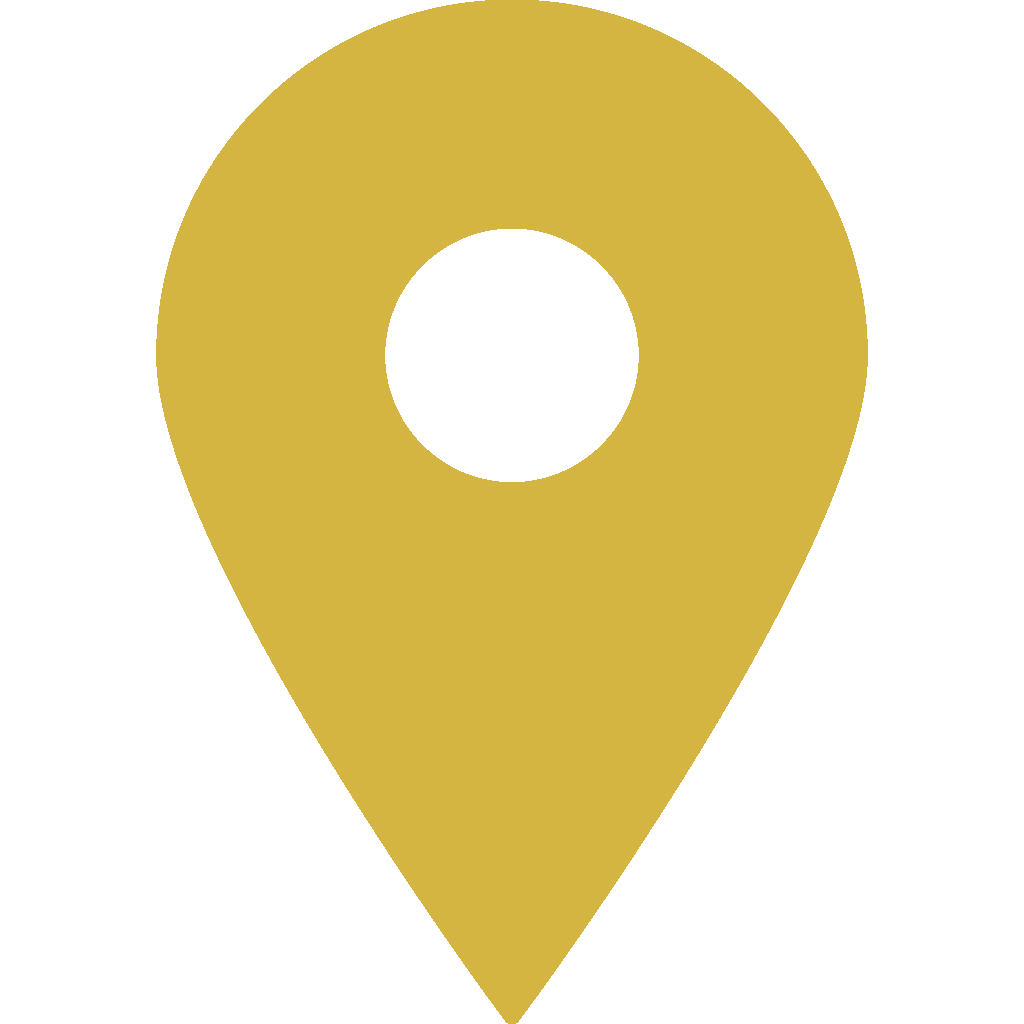
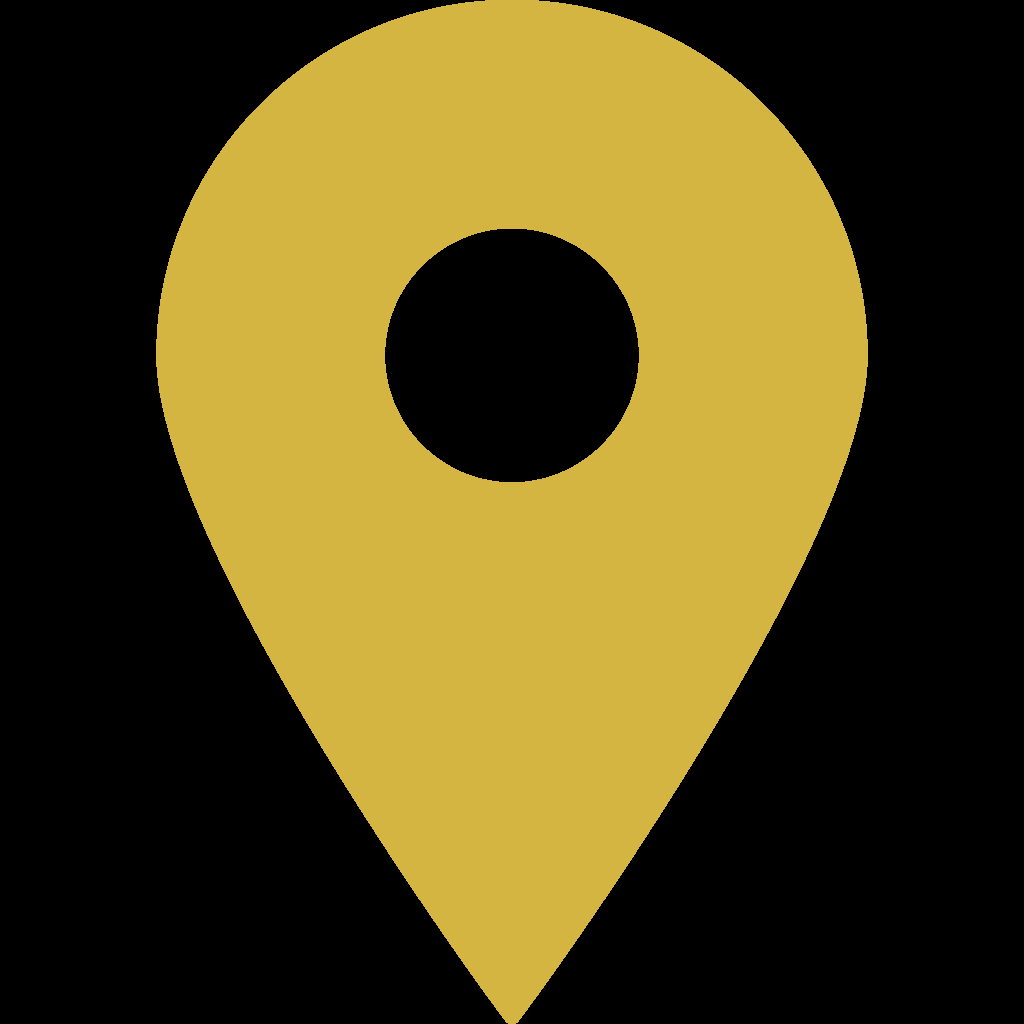
Layers edited between the first and the second w=1024, h=1024 image:
added layer "background" over (x1=0, y1=0, x2=1024, y2=1024)
